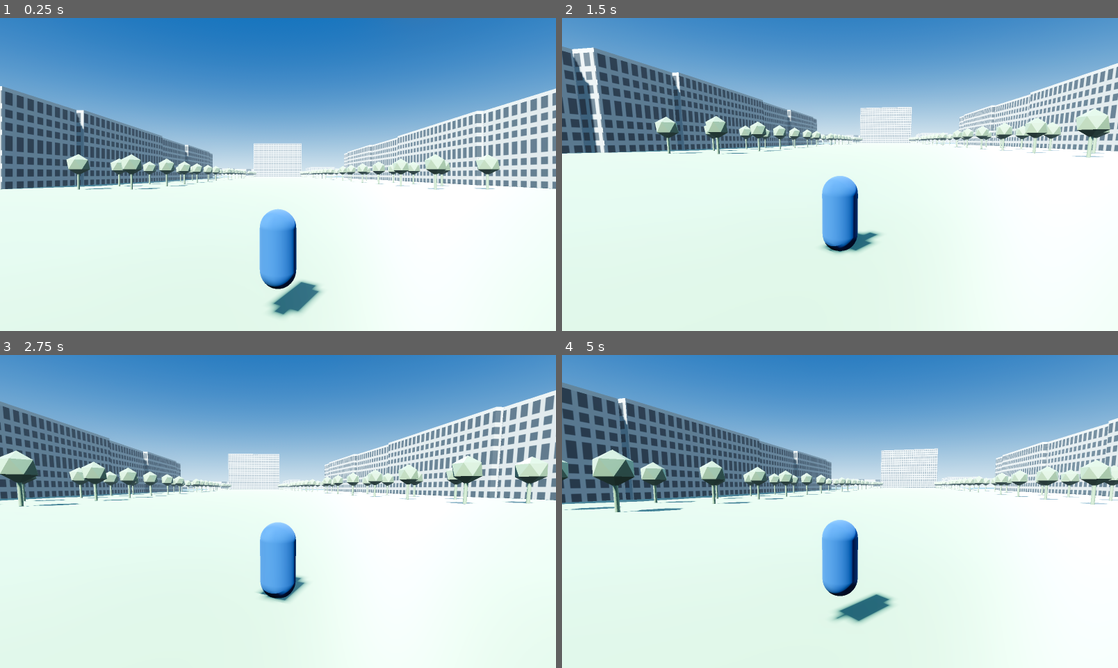
Above: before the commit, frames 1-4 (two rows, left to right).
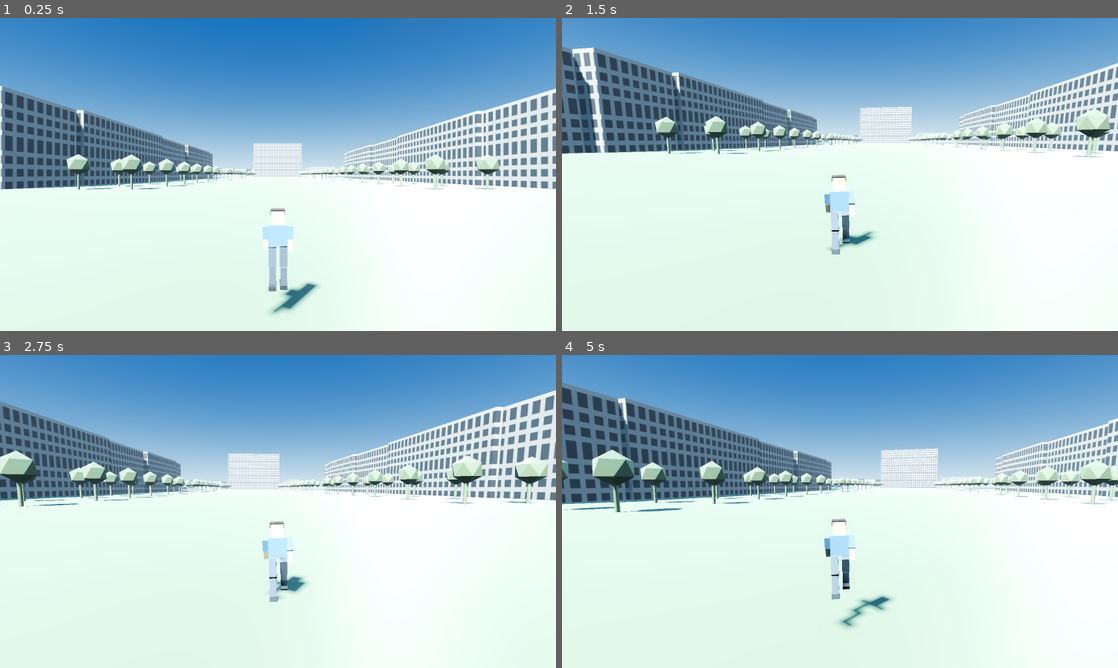
Above: after the commit, the same moments.

Repository: M1ghty32/M1ghty_2wy
Game: Godot game, scene res://main.tscn
Two runs of this game, one before a commit and one after it. Both use one fixed random seed, a clock stepped at 60 frames per second and the inputs below.
Inputs (mouse positions are in pixels of both pictures, inside the frame that each line leads up to):
- Up to frame 1 (0.25 s): no input
- Up to frame 2 (1.5 s): move the mouse to (867, 174) at 0.52 s; hold Shift 0.53-1.28 s; hold W from 0.53 s (still down); tap Space at 0.77 s; move the mouse to (812, 174) at 1.27 s; tap Shift at 1.35 s
- Up to frame 3 (2.75 s): keep holding W; tap Space at 1.52 s; move the mouse to (289, 505) at 2.02 s; hold Shift from 2.03 s (still down)
- Up to frame 4 (5 s): keep holding W; move the mouse to (834, 517) at 2.77 s; release Shift at 2.78 s; tap Shift at 2.85, 4.35 s; tap Space at 3.02, 3.77, 4.52 s; move the mouse to (878, 514) at 3.52 s; hold Shift 3.53-4.28 s; move the mouse to (795, 508) at 4.27 s

The runs differ from the first frame. In frame 1, 2.0% of the frame differs, in the area x 46-58%, y 60-96%; in frame 2, 1.6%; in frame 3, 1.5%; in frame 4, 2.0%.

Commit message:
feat(godot): rigged character with walk animation from Blender, replaces capsule

Diff:
--- a/city-twin/godot/main.gd
+++ b/city-twin/godot/main.gd
@@ -7,6 +7,7 @@
 var frames: int = 0
 var shot_path: String = ""
 var use_glb: bool = false
+var anim_player: AnimationPlayer
 
 func _ready() -> void:
 	var args := OS.get_cmdline_user_args()
@@ -380,12 +381,32 @@
 	body.material_override = bmat
 	body.position.y = 0.9
 	player.add_child(body)
+	var model := _load_player_model()
+	if model:
+		player.add_child(model)
+		body.visible = false
 	cam = Camera3D.new()
 	cam.position = Vector3(0, 2.6, 6.0)
 	cam.fov = 62
 	player.add_child(cam)
 	add_child(player)
 	Input.mouse_mode = Input.MOUSE_MODE_CAPTURED
+
+func _load_player_model() -> Node3D:
+	var path := "res://assets/player.glb"
+	if not FileAccess.file_exists(path):
+		return null
+	var doc := GLTFDocument.new()
+	var st := GLTFState.new()
+	if doc.append_from_file(path, st) != OK:
+		return null
+	var root := doc.generate_scene(st)
+	if root == null:
+		return null
+	anim_player = root.find_child("*AnimationPlayer*", true, false) as AnimationPlayer
+	if anim_player and anim_player.get_animation_list().size() > 0:
+		anim_player.play(anim_player.get_animation_list()[0])
+	return root
 
 func _tri(st: SurfaceTool, a: Vector3, b: Vector3, c: Vector3) -> void:
 	st.add_vertex(a)
Binary file added: city-twin/godot/assets/player.glb
Not shown, added: city-twin/blender/character.py
